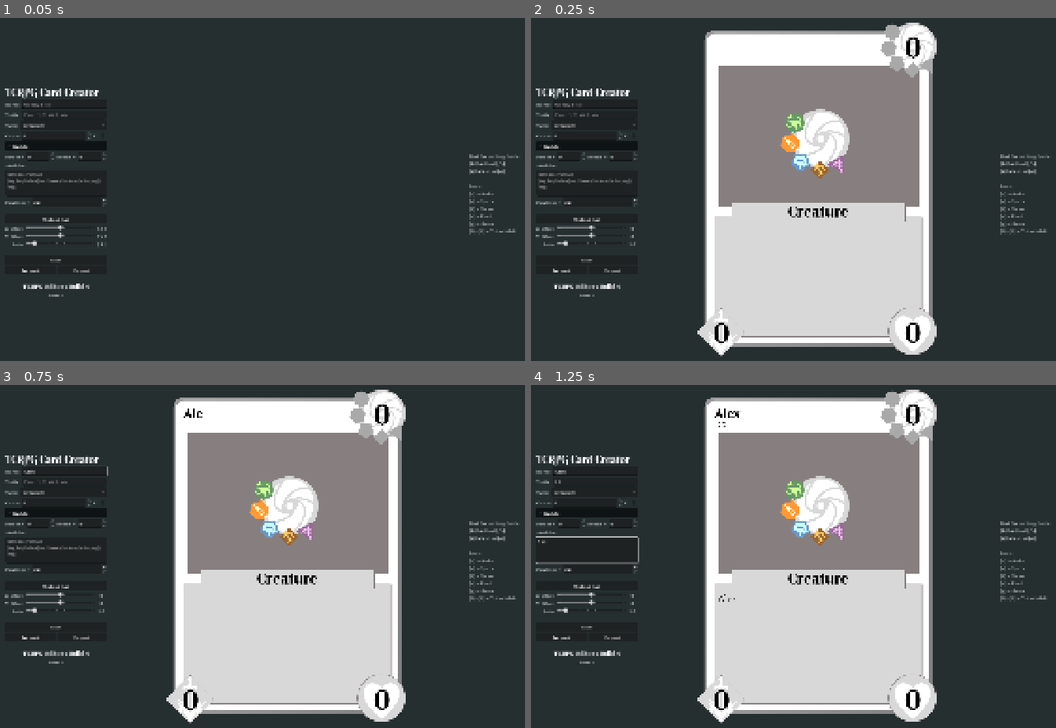
Above: before the commit, frames 1-4 (two rows, left to right).
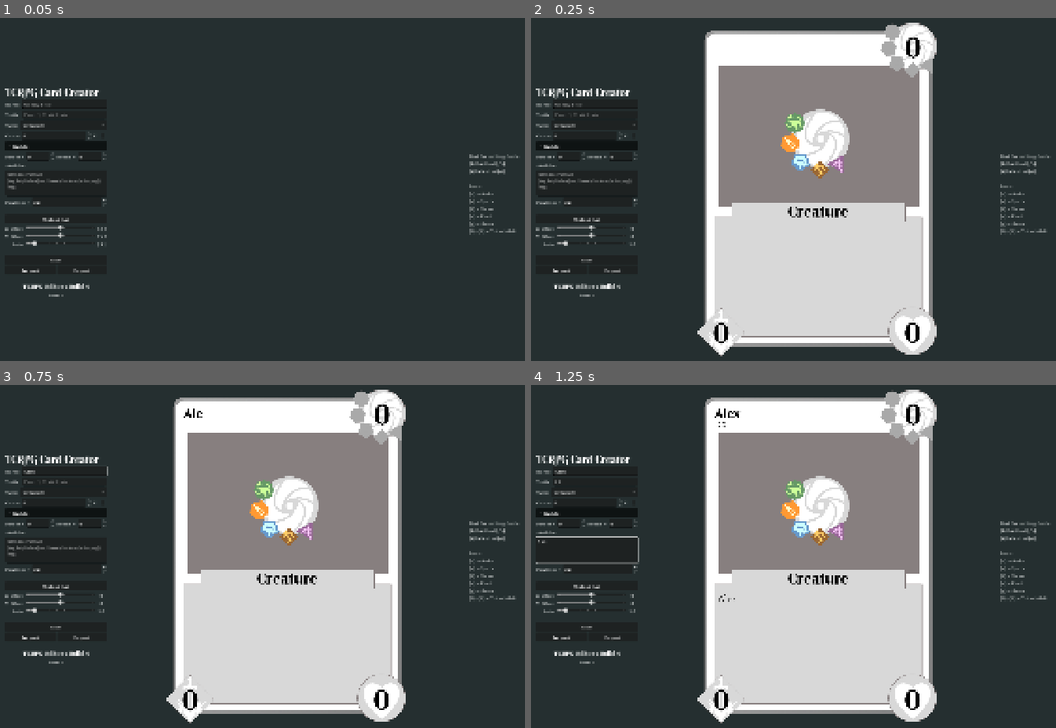
Above: after the commit, the same moments.

Repository: tazzanmc/TCRPG-Editor
Game: Godot game, scene res://scenes/main.tscn
Two runs of this game, one before a commit and one after it. Both use one fixed random seed, a clock stepped at 60 frames per second and the inputs below.
Inputs (mouse positions are in pixels of both pictures, inside the frame that each line leads up to):
- Up to frame 1 (0.05 s): no input
- Up to frame 2 (0.25 s): no input
- Up to frame 3 (0.75 s): click (63, 470) at 0.52 s; type "Alex" at 0.6 s
- Up to frame 4 (1.25 s): click (594, 481) at 0.75 s; type "12" at 0.83 s; click (588, 549) at 0.98 s; type "Alex" at 1.07 s

Frame 1 is identical in both runs. In frame 2, less than 0.1% of the frame differs, in the area x 34-75%, y 88-95%; in frame 3, less than 0.1%; in frame 4, less than 0.1%.

Commit message:
Added text filtering, recentered the power and health numbers

Diff:
--- a/scenes/card.tscn
+++ b/scenes/card.tscn
@@ -205,6 +205,7 @@
 
 [node name="AbilitiesLabel" type="RichTextLabel" parent="Text/AbilitiesContainer" unique_id=306201887]
 unique_name_in_owner = true
+texture_filter = 4
 custom_minimum_size = Vector2(1, 1)
 layout_mode = 2
 theme = ExtResource("12_u8dfr")
@@ -249,9 +250,9 @@
 
 [node name="HealthContainer" type="CenterContainer" parent="Text" unique_id=1065836964]
 layout_mode = 0
-offset_left = 636.0
+offset_left = 635.0
 offset_top = 933.0
-offset_right = 701.0
+offset_right = 700.0
 offset_bottom = 1015.0
 
 [node name="HealthLabel" type="Label" parent="Text/HealthContainer" unique_id=994978308]
@@ -263,9 +264,9 @@
 
 [node name="PowerContainer" type="CenterContainer" parent="Text" unique_id=62371593]
 layout_mode = 0
-offset_left = 50.0
+offset_left = 49.0
 offset_top = 934.0
-offset_right = 115.0
+offset_right = 114.0
 offset_bottom = 1016.0
 offset_transform_enabled = true
 
